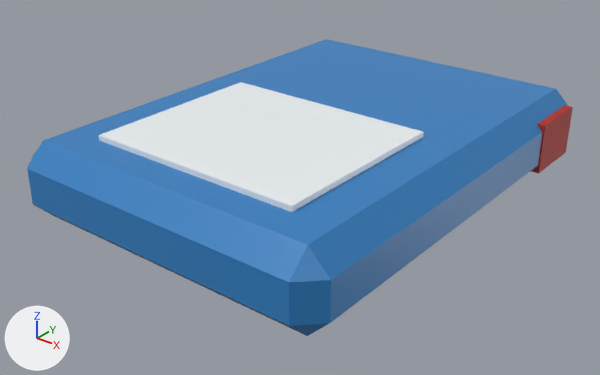
The glTF model public/models/hh_goi_dong.glb as it was, and as the next commit left it.
Camera for both pictures: a 50 mm lens placed at (0.269, -0.354, 0.213), pointed at (-0.001, -0.017, 0.004). The axes (+X, +Y, +Z) are drawn at lower left. The lights are the same throughout. The picture after the commit comes second. Vertices at exactly the same position are counted once.

Names of what the first picture shows: 'hh_goi_dong'.
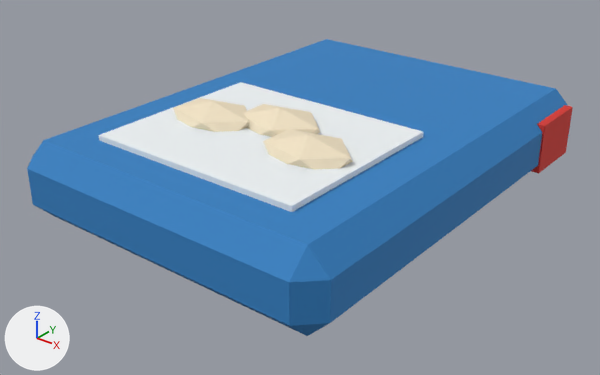
The change, as a list of edits to the scene's bpy script:
```text
Add mat_bang_mau:
    mat_bang_mau = bpy.data.materials.new('bang_mau')
    mat_bang_mau.use_nodes = True; mat_bang_mau.node_tree.nodes.clear()
    _N = mat_bang_mau.node_tree.nodes; _L = mat_bang_mau.node_tree.links
    n0 = _N.new('ShaderNodeBsdfPrincipled'); n0.name = 'Principled BSDF'
    n0.inputs[2].default_value = 0.8  # 'Roughness'
    n1 = _N.new('ShaderNodeOutputMaterial'); n1.name = 'Material Output'
    n2 = _N.new('ShaderNodeVertexColor'); n2.name = 'Color Attribute'
    _L.new(n0.outputs[0], n1.inputs[0])  # 'BSDF' to 'Surface'
    _L.new(n2.outputs[0], n0.inputs[0])  # 'Color' to 'Base Color'
Change me_hh_goi_dong:
    used by ob_hh_goi_dong; location = (0.0, 0.0, 0.0)
    remove me_hh_goi_dong.from_pydata(...)  # 40 vertices, 68 faces; spans x -0.101..0.101, y -0.135..0.135, z 0.0..0.048
    add me_hh_goi_dong.from_pydata(...)  # 76 vertices, 128 faces; spans x -0.101..0.101, y -0.135..0.135, z 0.0..0.058
    me_hh_goi_dong part 1: a new loose piece, an icosphere of 20 faces spanning x -0.061..-0.009, y -0.067..-0.033, z 0.038..0.058, in mat_bang_mau
    me_hh_goi_dong part 2: a new loose piece, an icosphere of 20 faces spanning x -0.026..0.026, y -0.052..-0.018, z 0.038..0.058, in mat_bang_mau
    me_hh_goi_dong part 3: a new loose piece, an icosphere of 20 faces spanning x 0.009..0.061, y -0.072..-0.038, z 0.038..0.058, in mat_bang_mau
    me_hh_goi_dong part 4: 44 faces spanning x -0.1..0.1, y -0.135..0.135, z 0.0..0.045 switch from mat_dong_xanh (blue #2f7fc1) to mat_bang_mau
    me_hh_goi_dong part 5: 12 faces spanning x -0.065..0.065, y -0.105..0.005, z 0.044..0.048 switch from mat_dong_trang (white #eef3f5) to mat_bang_mau
    me_hh_goi_dong part 6: 12 faces spanning x -0.101..0.101, y 0.08..0.12, z 0.007..0.037 switch from mat_mi_do (red #b3261e) to mat_bang_mau
```

Pixel boxes [x1, y1, x2, y2] of what changed, in the pictures (600 x 375 px):
part 1 of me_hh_goi_dong, added: after [173, 98, 249, 132]
part 2 of me_hh_goi_dong, added: after [243, 104, 320, 137]
part 3 of me_hh_goi_dong, added: after [263, 129, 353, 169]
part 4 of me_hh_goi_dong, recoloured: [66, 39, 572, 322] in both
part 5 of me_hh_goi_dong, edited (looks the same): [99, 82, 424, 212] in both
part 6 of me_hh_goi_dong, recoloured: [531, 105, 573, 174] in both
